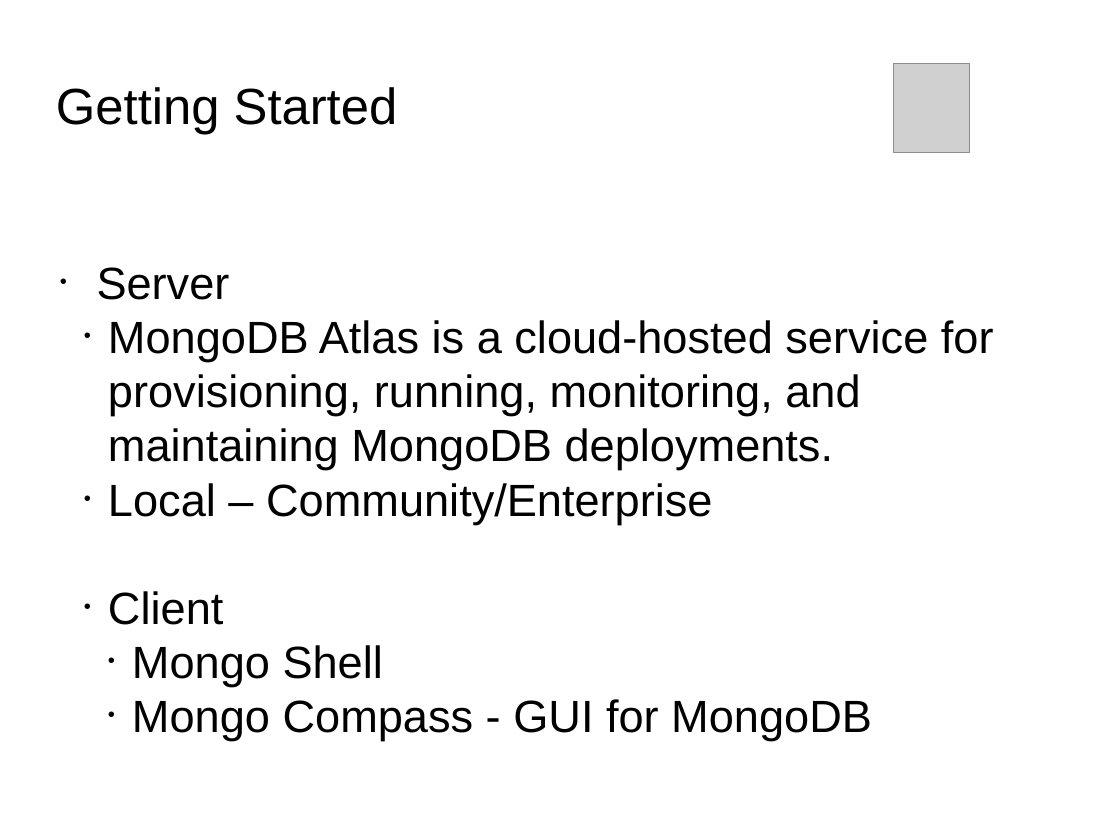
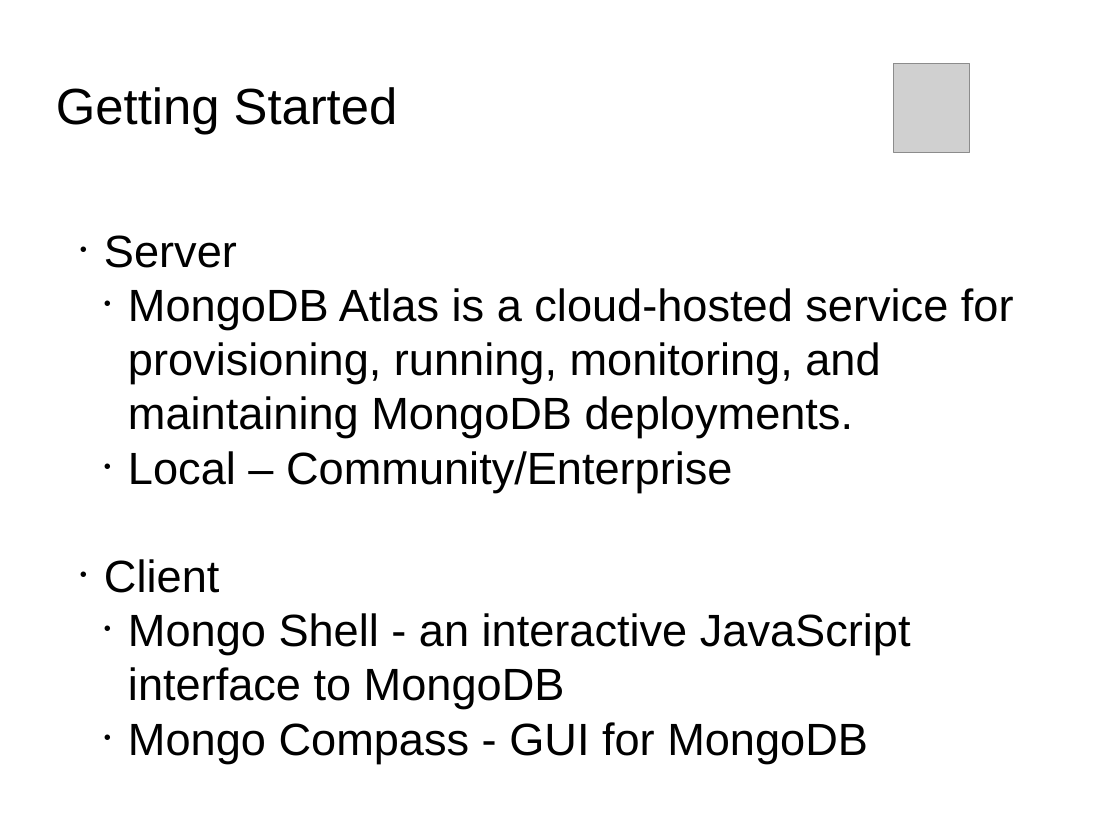
Before and after one commit to Bhakti/mongo_session, a slide deck: slide 11 of MongoDB_Session.odp. Drawn at 1120x840 pixels with LibreOffice and Linux fonts; fonts in the diff are those of the drawing; grey boxes stand for pictures; background and template pictures are left out. Boxes give left, top, right and bottom in pixels: in the first picture for what was removed or moved away, otherwise in the second. Text is boxed around its words. In the diff, an @@ line names an element or a change of style, - is before the commit and + after.

```diff
--- a/MongoDB_Session.odp
+++ b/MongoDB_Session.odp
@@ subtitle "Server": place and size @@
-subtitle "Server" at <box>97,267,994,741</box>
+subtitle "Server" at <box>104,235,1014,763</box>
@@ subtitle at <box>104,235,1014,492</box>: list level 1 to 2 in "Server"; list level 2 to 3 in "MongoDB Atlas is a cloud-hosted ..."; list level 2 to 3 in "Local – Community/Enterprise" @@
@@ subtitle at <box>128,613,911,709</box>: text changed @@
-    • Mongo Shell
+    • Mongo Shell - an interactive JavaScript interface to MongoDB
```
Also in this commit, not shown: 3 other slides changed, 8 other files.
